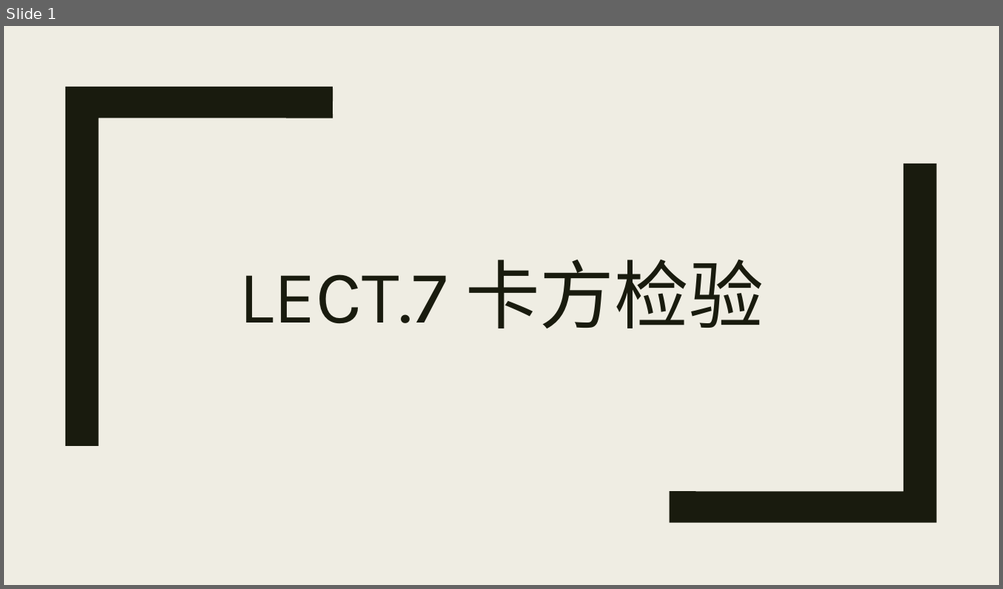
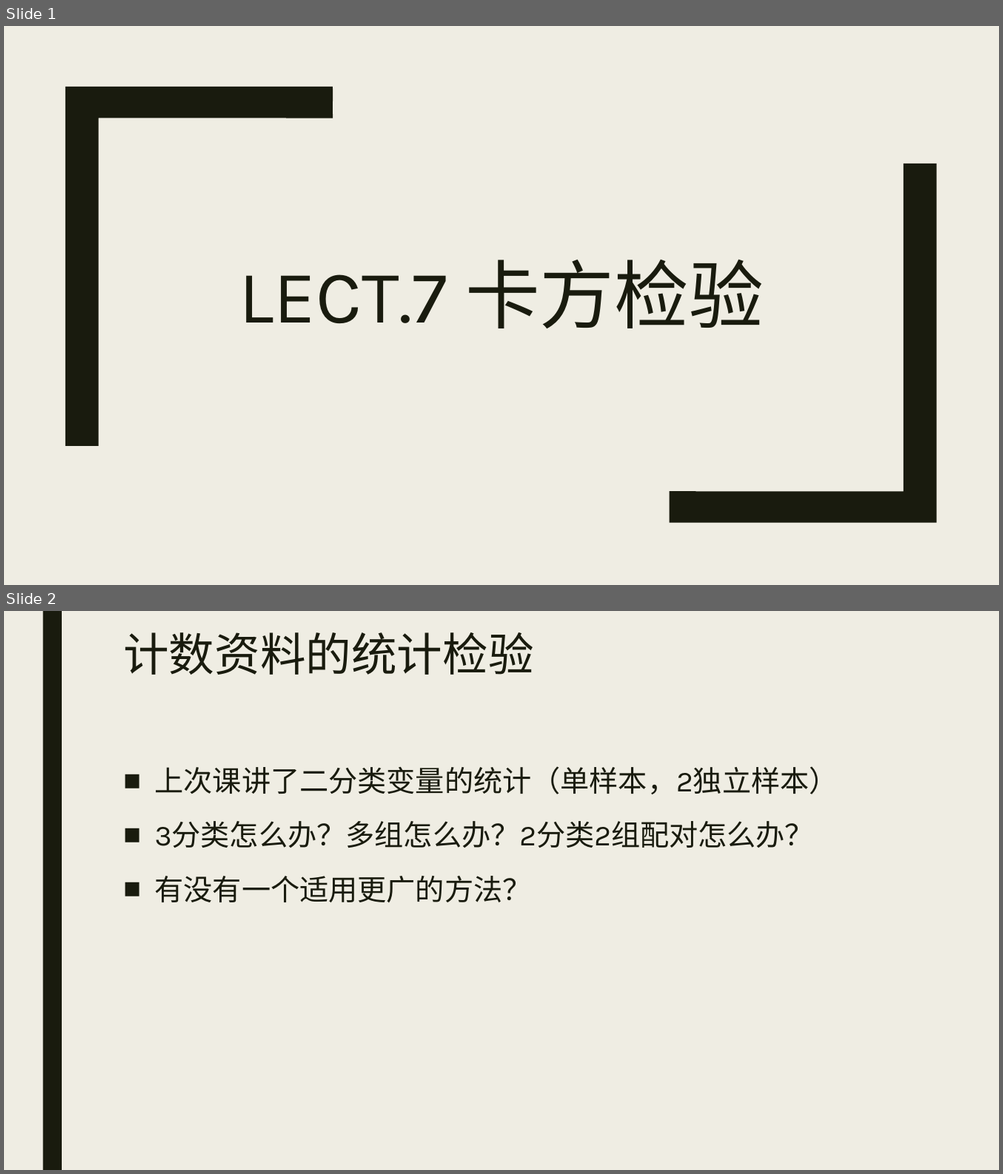
Before and after one commit to beneon/medstat, a slide deck: lect-7/卡方检验.pptx. Shown one above the other, each under a label of ours: slide 1 before the commit, slides 1 and 2 after it. The pictures are 1003x589 and 1003x1174 pixels, drawn with LibreOffice and Linux fonts; fonts in the diff are those of the drawing. Boxes give left, top, right and bottom in pixels: in the first picture for what was removed or moved away, otherwise in the second. Text is boxed around its words. In the diff, an @@ line names an element or a change of style, - is before the commit and + after.

```diff
--- a/lect-7/卡方检验.pptx
+++ b/lect-7/卡方检验.pptx
@@ slide 2 added at box(4, 611, 999, 1170), background #EFEDE3 @@
@@ rectangle added at box(42, 611, 62, 1170), fill #191B0E @@
@@ title added at box(123, 632, 533, 675), 44 pt, text #191B0E @@
+计数资料的统计检验
@@ text added at box(155, 766, 838, 903), 28 pt, text #191B0E @@
+■ 上次课讲了二分类变量的统计（单样本，2独立样本）
+■ 3分类怎么办？多组怎么办？2分类2组配对怎么办？
+■ 有没有一个适用更广的方法？
```
Also in this commit, not shown: 4 other slides added, 1 other file.
